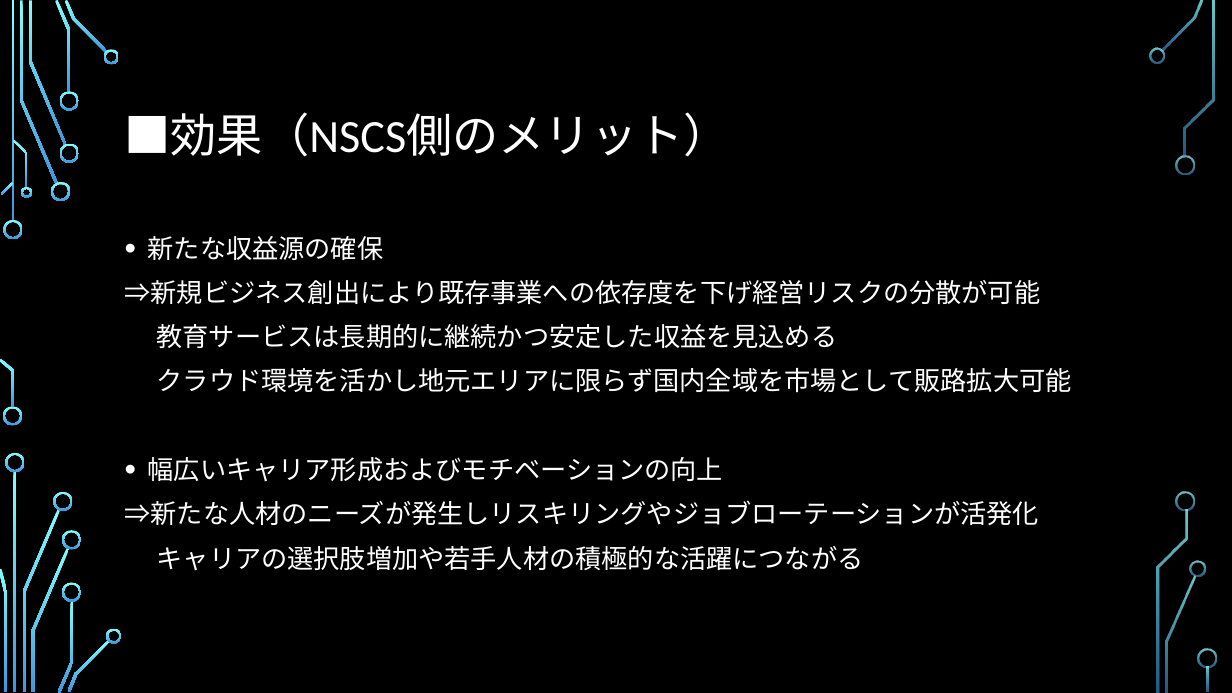
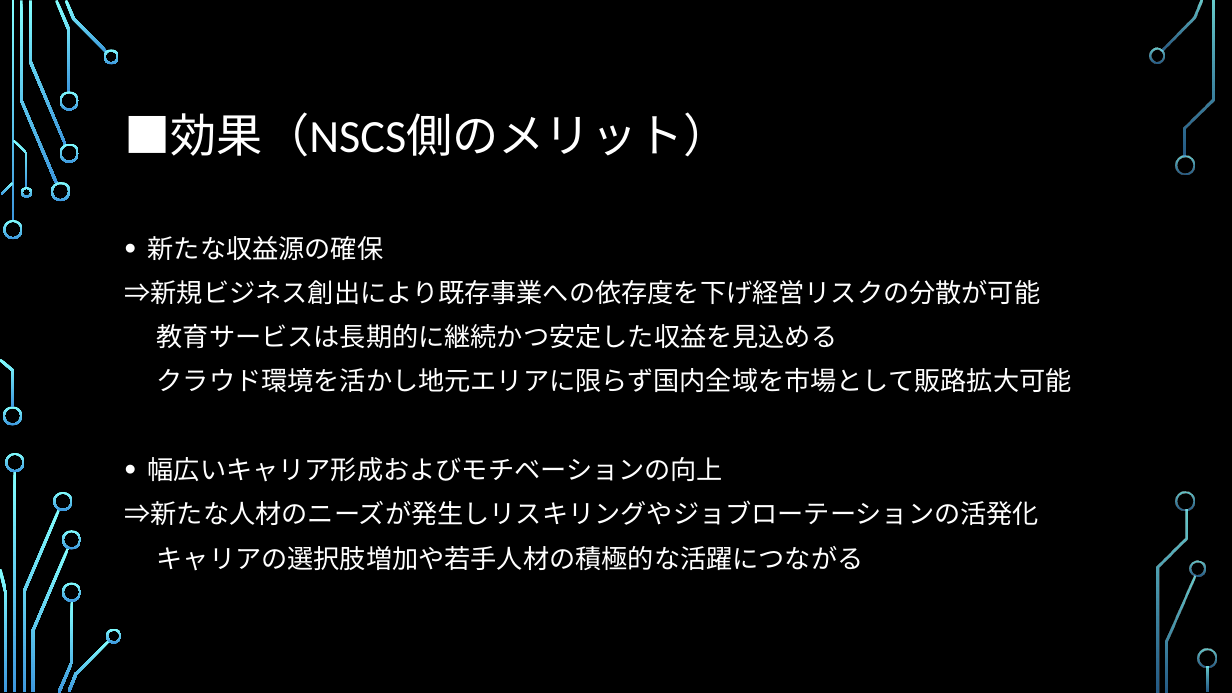
Before and after one commit to SITH-YN/PythonTool, a slide deck: slide 18 of Temp/39期ビジネスアイディア.pptx (slide 12 before the commit). Drawn at 1232x693 pixels with LibreOffice and Linux fonts; fonts in the diff are those of the drawing; background and template pictures are left out. Boxes give left, top, right and bottom in pixels: in the first picture for what was removed or moved away, otherwise in the second. Text is boxed around its words. In the diff, an @@ line names an element or a change of style, - is before the commit and + after.

```diff
--- a/Temp/39期ビジネスアイディア.pptx
+++ b/Temp/39期ビジネスアイディア.pptx
@@ text at (x1=125, y1=500, x2=1039, y2=525): text changed @@
-⇒新たな人材のニーズが発生しリスキリングやジョブローテーションが活発化
+⇒新たな人材のニーズが発生しリスキリングやジョブローテーションの活発化
```
Also in this commit, not shown: 4 other slides changed, 13 slides added.
